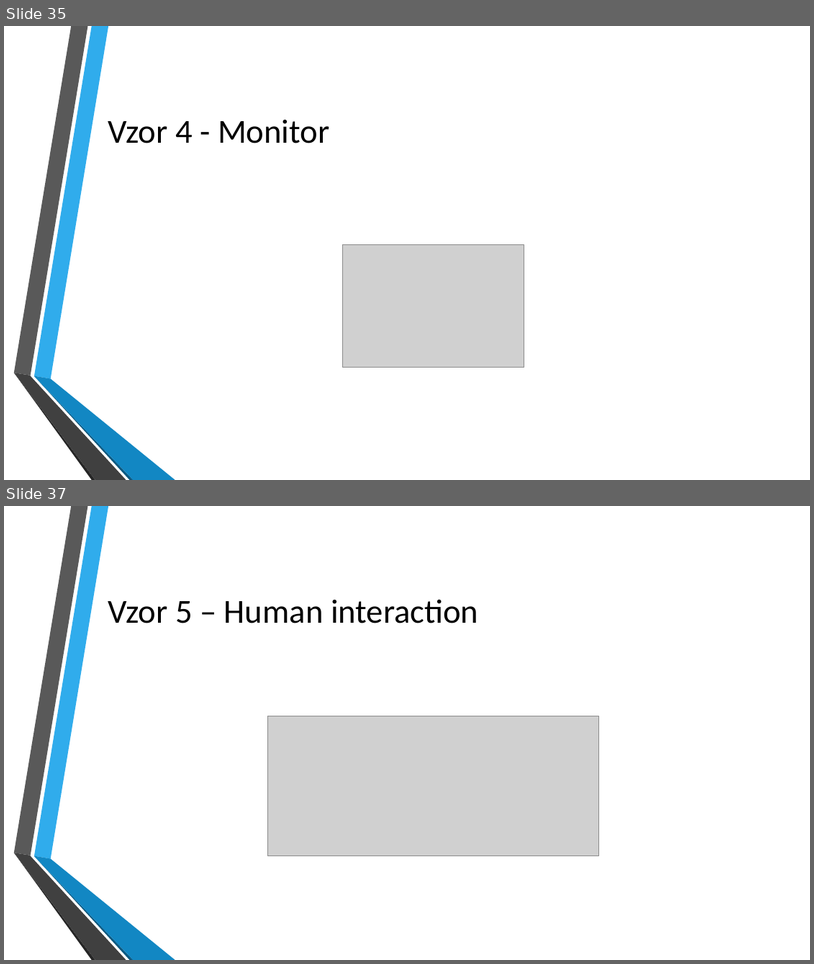
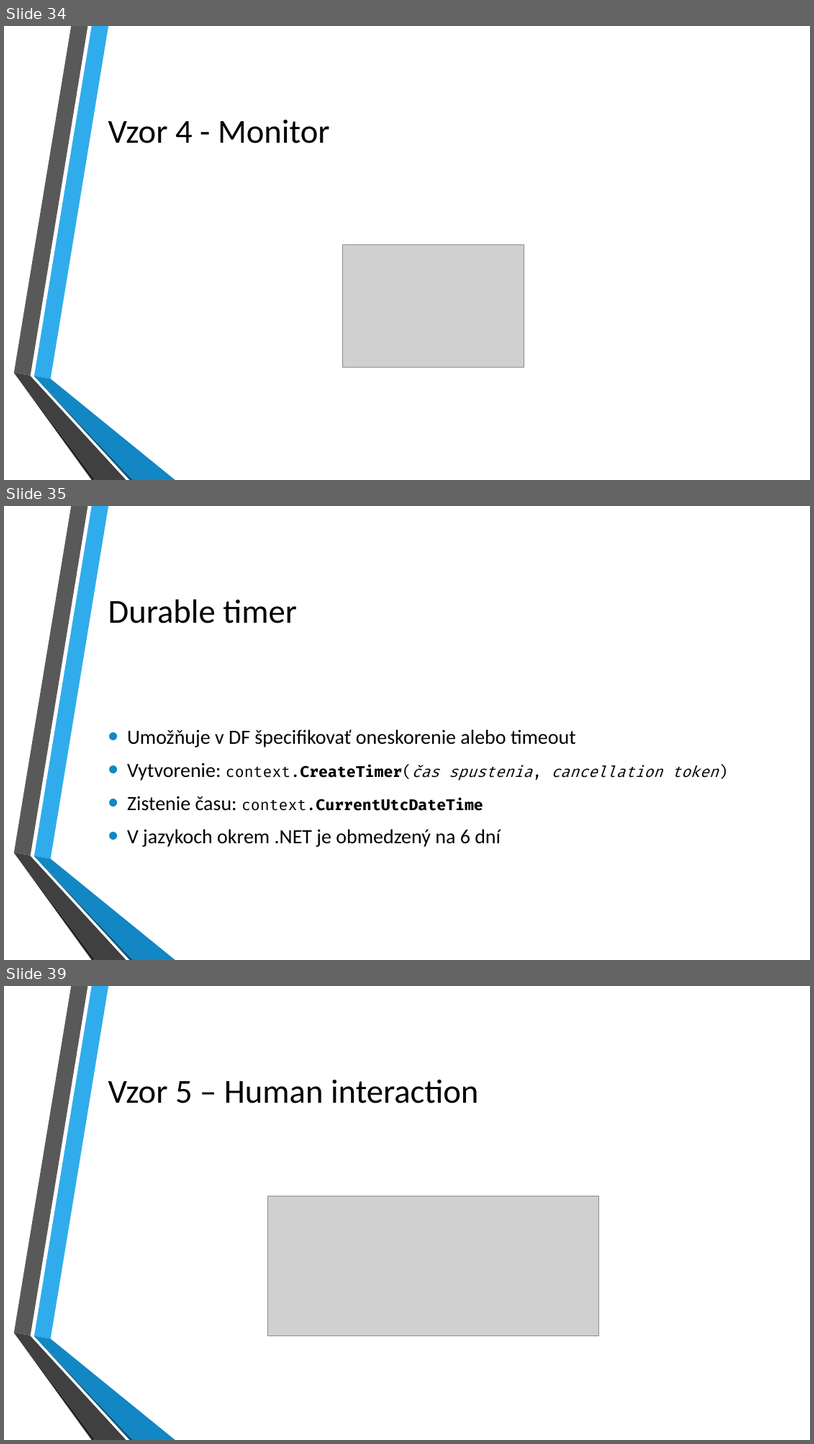
Before and after one commit to kubinko/Azure-Resources-Overview, a slide deck: 05 - Durable Functions/Durable Functions.pptx. Shown one above the other, each under a label of ours: slides 35 and 37 before the commit, slides 34, 35 and 39 after it; the slides between them are not shown. The pictures are 814x964 and 814x1444 pixels, drawn with LibreOffice and Linux fonts; fonts in the diff are those of the drawing; grey boxes stand for pictures; background and template pictures are left out. Boxes give left, top, right and bottom in pixels: in the first picture for what was removed or moved away, otherwise in the second. Text is boxed around its words. In the diff, an @@ line names an element or a change of style, - is before the commit and + after.

Commit message:
Durable Function slides (beta).

```diff
--- a/05 - Durable Functions/Durable Functions.pptx
+++ b/05 - Durable Functions/Durable Functions.pptx
@@ slide 35 added at [4,506,810,960], background picture (left out); not listed: 6 template elements that a slide beside it also shows @@
@@ title added at [108,599,297,623], 40 pt, text #000000 @@
+Durable timer
@@ text added at [127,729,728,847], 24 pt, text #000000 @@
+• Umožňuje v DF špecifikovať oneskorenie alebo timeout
+• Vytvorenie: context.CreateTimer(čas spustenia, cancellation token)
+• Zistenie času: context.CurrentUtcDateTime
+• V jazykoch okrem .NET je obmedzený na 6 dní
@@ what was slide 35 is now slide 34 @@
@@ what was slide 37 is now slide 39 @@
```
Also in this commit, not shown: 4 slides changed, 9 other slides added, 1 slide removed.
